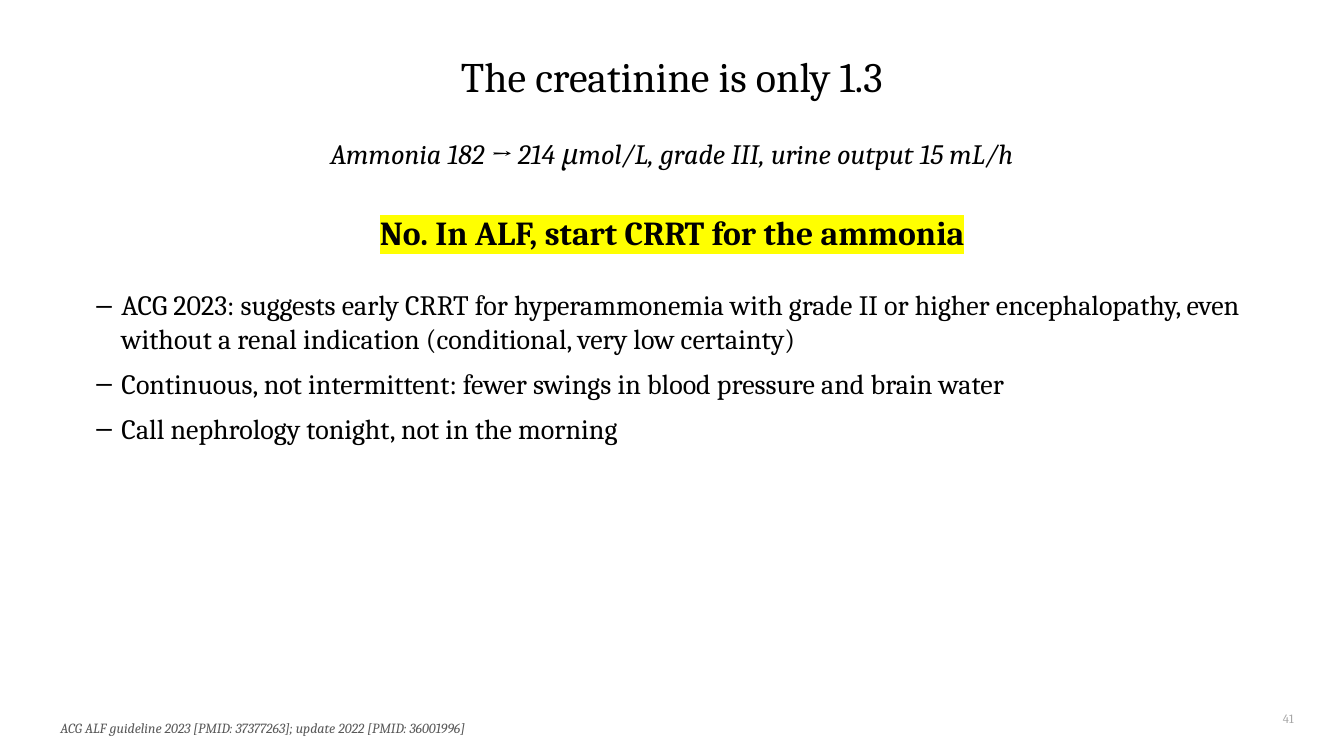
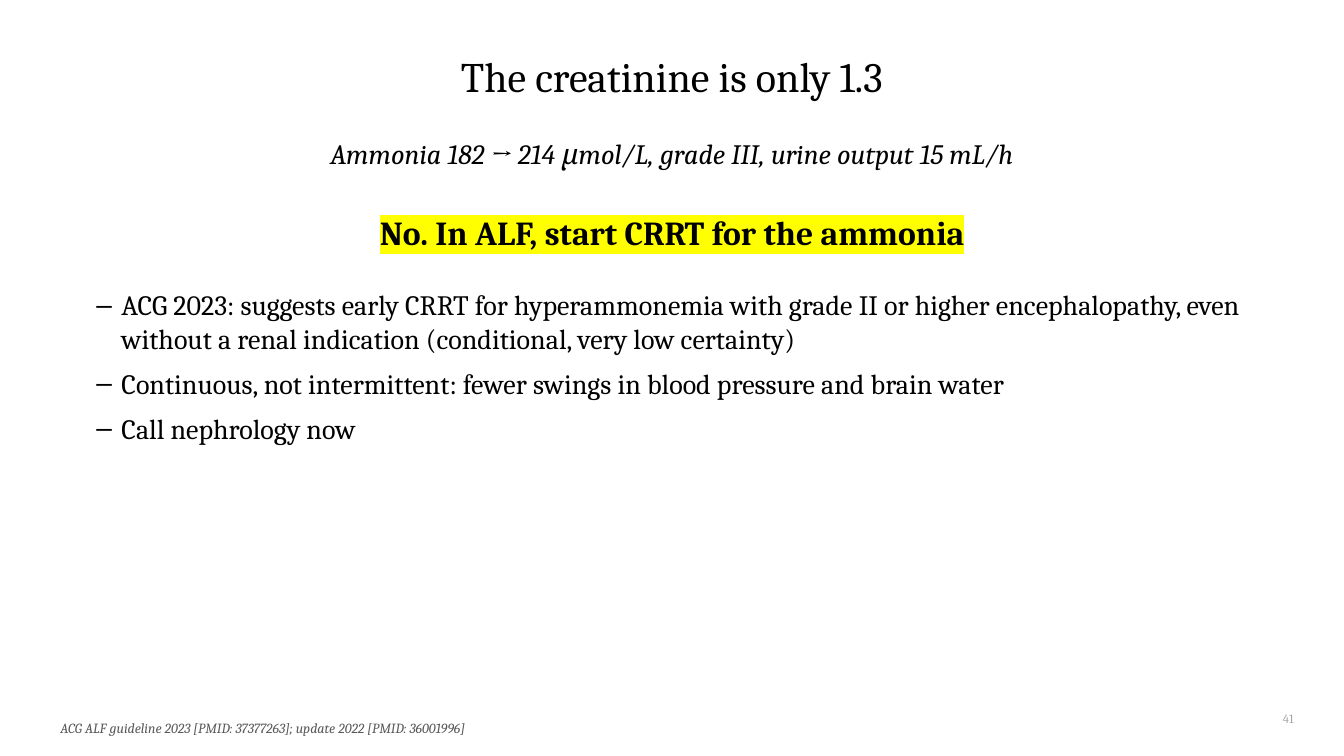
Before and after one commit to qaddodi/mohammad-almeqdadi-lectures, a slide deck: slide 41 of lectures/acute-liver-failure-aclf-in-icu/ALF and ACLF in the ICU.pptx. Drawn at 1344x756 pixels with LibreOffice and Linux fonts; fonts in the diff are those of the drawing. Boxes give left, top, right and bottom in pixels: in the first picture for what was removed or moved away, otherwise in the second. Text is boxed around its words. In the diff, an @@ line names an element or a change of style, - is before the commit and + after.

```diff
--- a/lectures/acute-liver-failure-aclf-in-icu/ALF and ACLF in the ICU.pptx
+++ b/lectures/acute-liver-failure-aclf-in-icu/ALF and ACLF in the ICU.pptx
@@ text at (121,419,355,445): text changed @@
-– Call nephrology tonight, not in the morning
+– Call nephrology now
```
Also in this commit, not shown: 12 other slides changed, 1 slide added, 1 slide removed, 3 other files.
